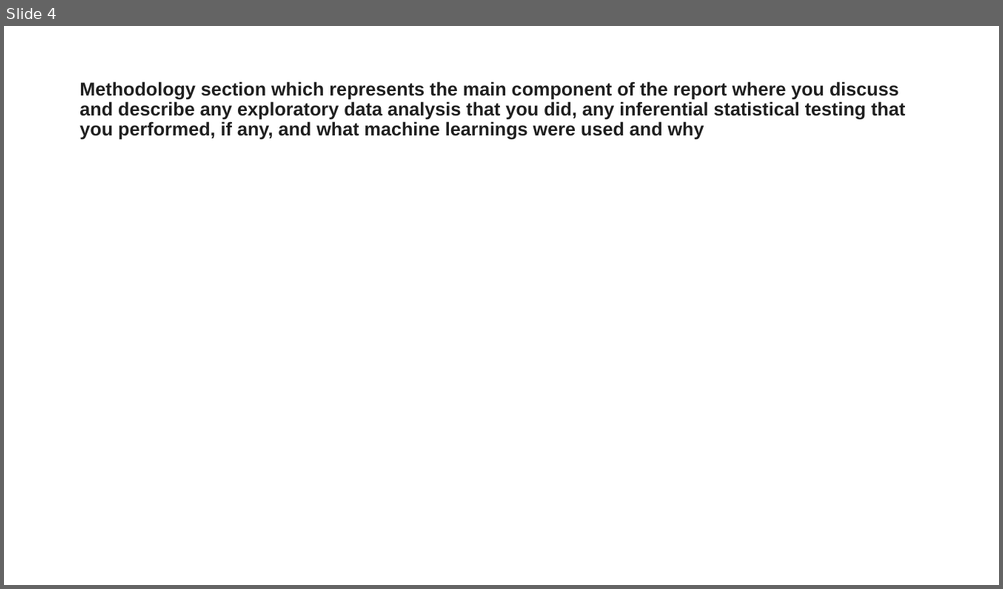
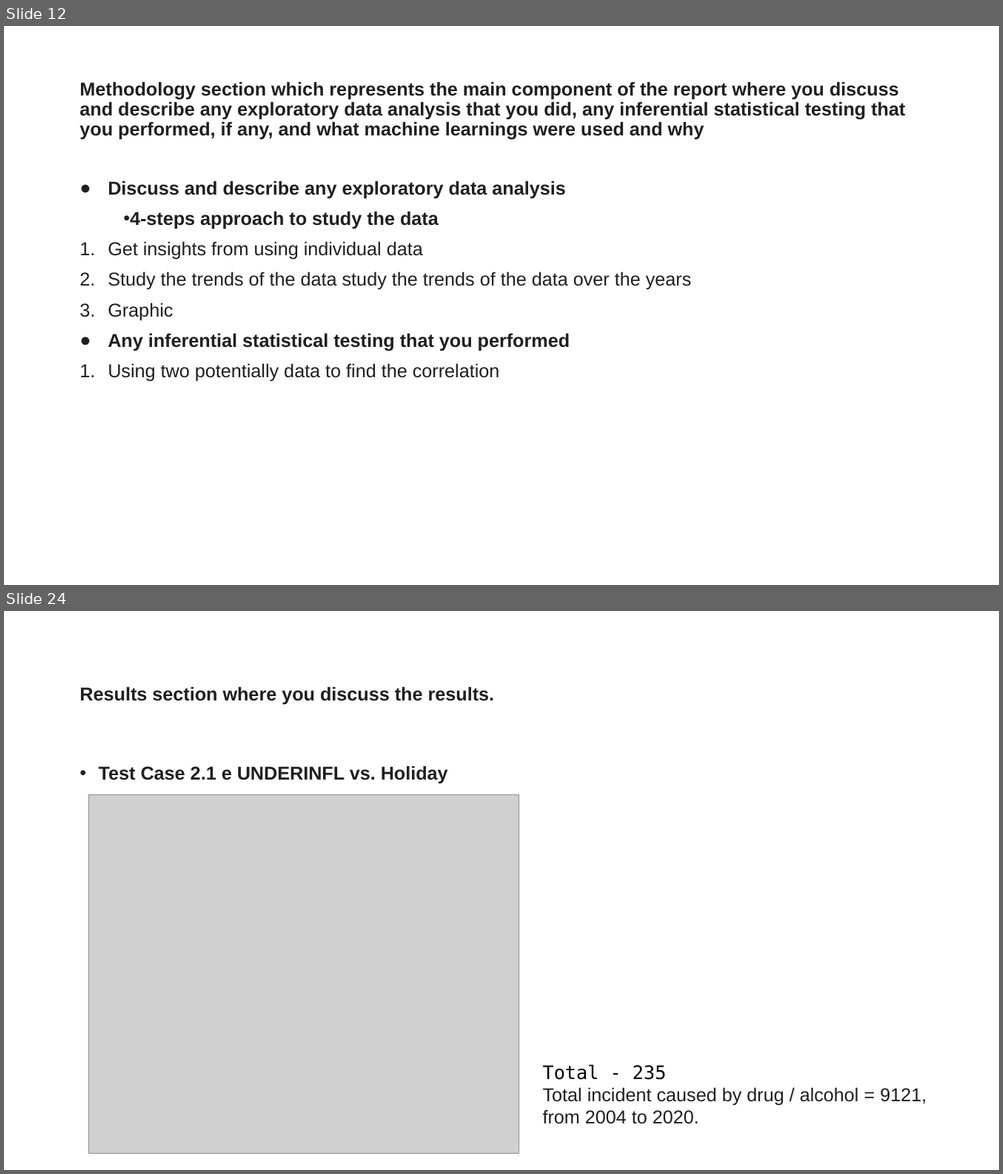
Before and after one commit to on99689nnnnn/Coursera_Capstone, a slide deck: Presentation - Coursera_Capstone.pptx. Shown one above the other, each under a label of ours: slide 4 before the commit, slides 12 and 24 after it; the slides between them are not shown. The pictures are 1003x589 and 1003x1174 pixels, drawn with LibreOffice and Linux fonts; fonts in the diff are those of the drawing; grey boxes stand for pictures. Boxes give left, top, right and bottom in pixels: in the first picture for what was removed or moved away, otherwise in the second. Text is boxed around its words. In the diff, an @@ line names an element or a change of style, - is before the commit and + after.

```diff
--- a/Presentation - Coursera_Capstone.pptx
+++ b/Presentation - Coursera_Capstone.pptx
@@ slide 24 added at (x1=4, y1=611, x2=999, y2=1170), background #FFFFFF @@
@@ title added at (x1=79, y1=686, x2=495, y2=705), 18 pt, text #1F1F1F, bold @@
+Results section where you discuss the results.
@@ text added at (x1=99, y1=766, x2=448, y2=783), 18 pt, text #1F1F1F, bold @@
+• Test Case 2.1 e UNDERINFL vs. Holiday
@@ picture added at (x1=88, y1=795, x2=519, y2=1154) @@
@@ text added at (x1=543, y1=1065, x2=926, y2=1125), 18 pt, text #1F1F1F @@
+Total - 235
+Total incident caused by drug / alcohol = 9121, from 2004 to 2020.
@@ what was slide 4 is now slide 12 @@
@@ slide 12 changed as well @@
@@ text added at (x1=108, y1=181, x2=691, y2=382), 18 pt, text #1F1F1F @@
+● Discuss and describe any exploratory data analysis
+• 4-steps approach to study the data
+1. Get insights from using individual data
+2. Study the trends of the data study the trends of the data over the years
+3. Graphic
+● Any inferential statistical testing that you performed
+1. Using two potentially data to find the correlation
```
Also in this commit, not shown: 6 other slides changed, 33 other slides added, 6 other files.
